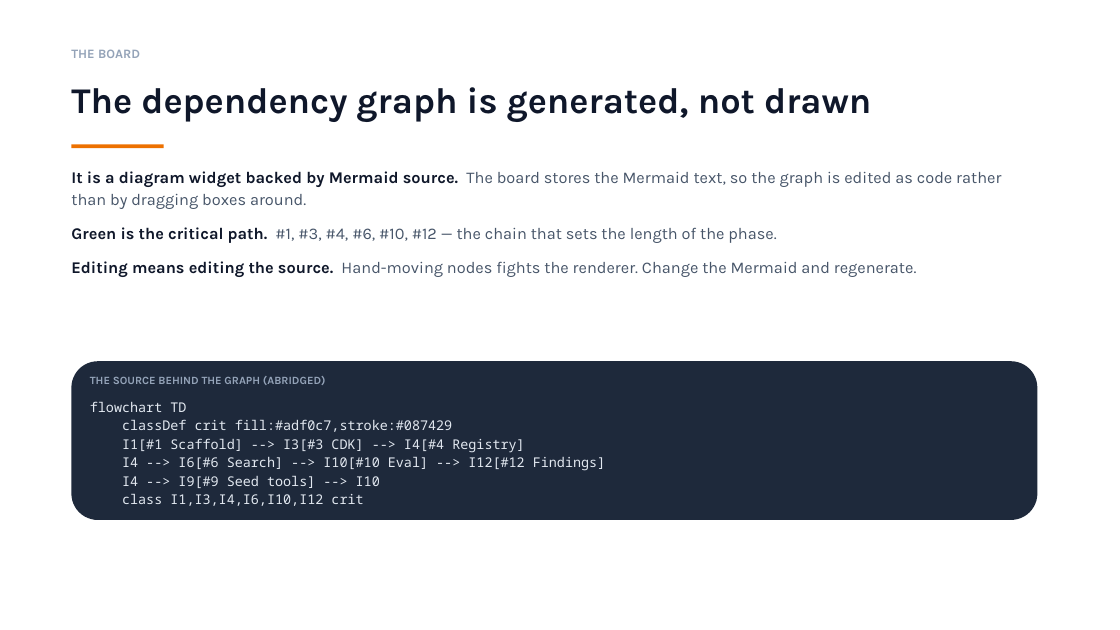
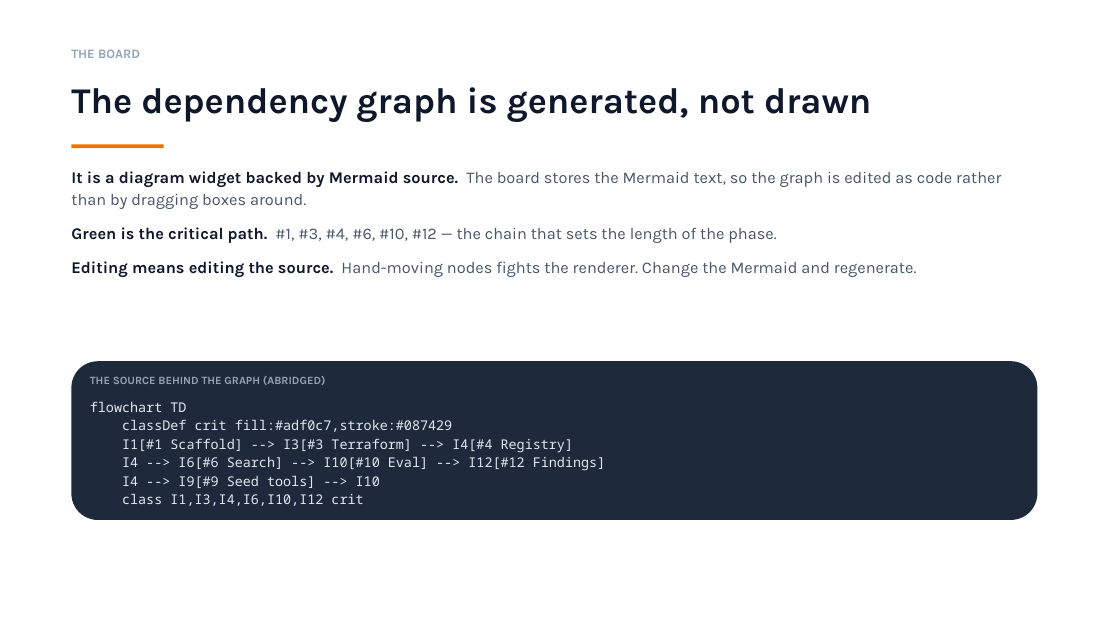
Before and after one commit to Endlessandothers/Endlessproject, a slide deck: slide 9 of docs/plans/endless-phase-0-v3.pptx. Drawn at 1120x630 pixels with LibreOffice and Linux fonts; fonts in the diff are those of the drawing. Boxes give left, top, right and bottom in pixels: in the first picture for what was removed or moved away, otherwise in the second. Text is boxed around its words. In the diff, an @@ line names an element or a change of style, - is before the commit and + after.

```diff
--- a/docs/plans/endless-phase-0-v3.pptx
+++ b/docs/plans/endless-phase-0-v3.pptx
@@ text at bbox=[122, 438, 573, 453]: text changed @@
-I1[#1 Scaffold] --> I3[#3 CDK] --> I4[#4 Registry]
+I1[#1 Scaffold] --> I3[#3 Terraform] --> I4[#4 Registry]
```
Also in this commit, not shown: 9 other slides changed, 6 slides added.
